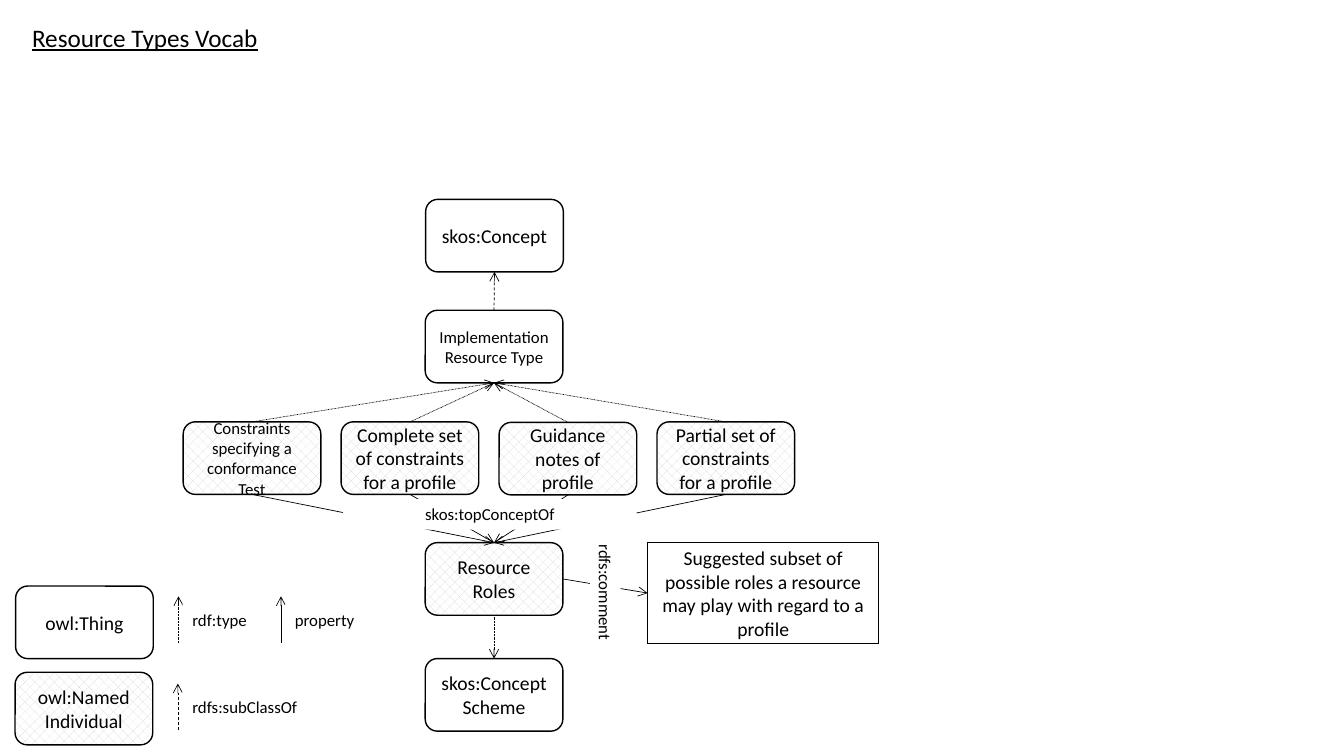
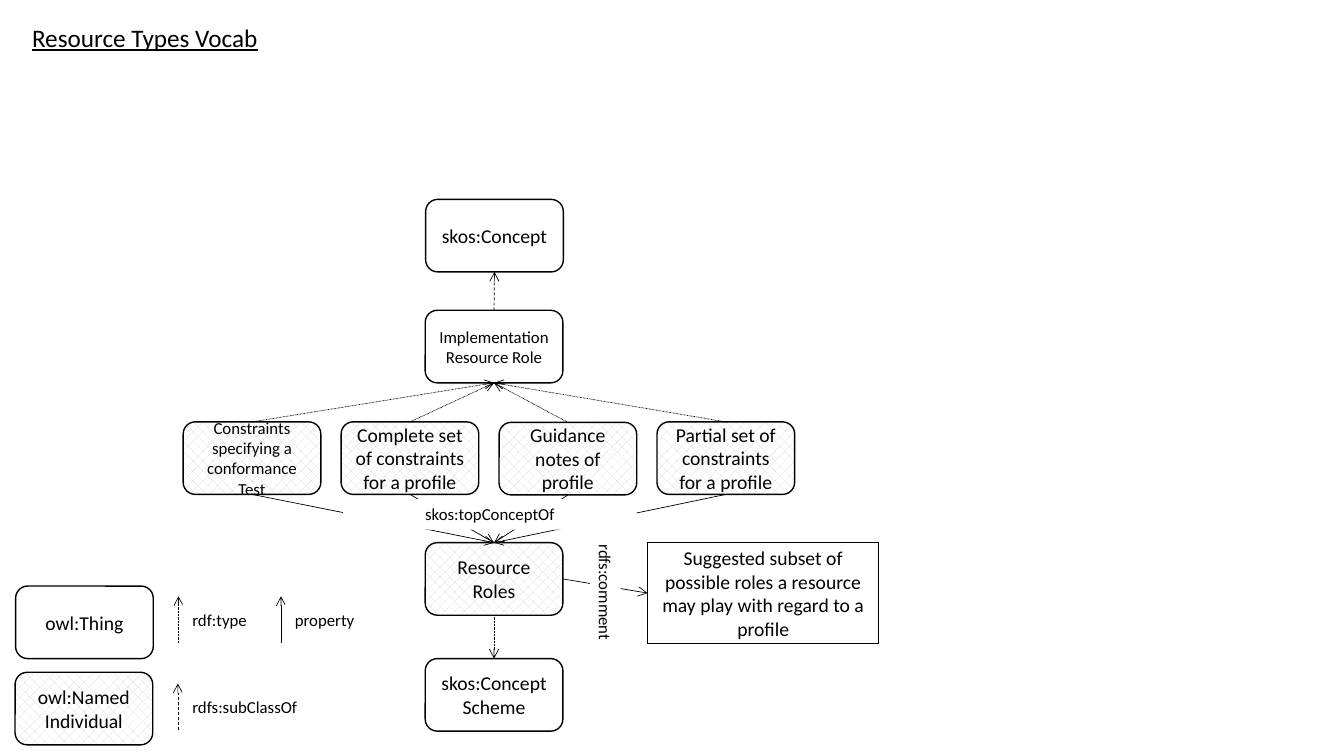
Before and after one commit to w3c/dxwg, a slide deck: slide 2 of profiledesc/profiledesc-diagrams.pptx. Drawn at 1344x756 pixels with LibreOffice and Linux fonts; fonts in the diff are those of the drawing. Boxes give left, top, right and bottom in pixels: in the first picture for what was removed or moved away, otherwise in the second. Text is boxed around its words. In the diff, an @@ line names an element or a change of style, - is before the commit and + after.

Commit message:
resourceType -> conformsTo & ImpleDescType -> ImpleDescRole in all diags

```diff
--- a/profiledesc/profiledesc-diagrams.pptx
+++ b/profiledesc/profiledesc-diagrams.pptx
@@ text in rounded rectangle at [439,331,548,363]: text changed @@
-Implementation Resource Type
+Implementation Resource Role
```
Also in this commit, not shown: 4 other slides changed, 1 slide removed, 7 other files.
